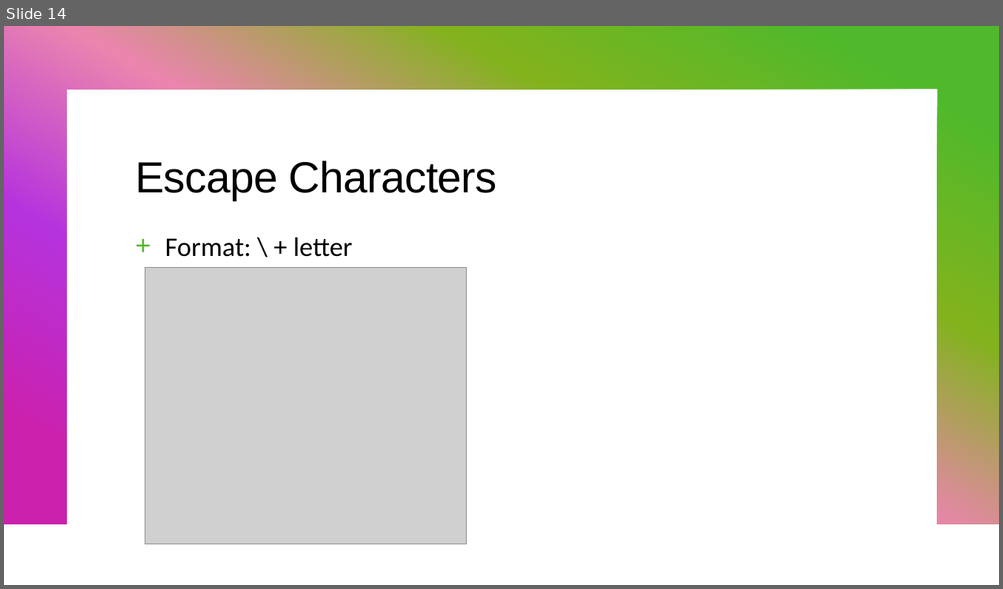
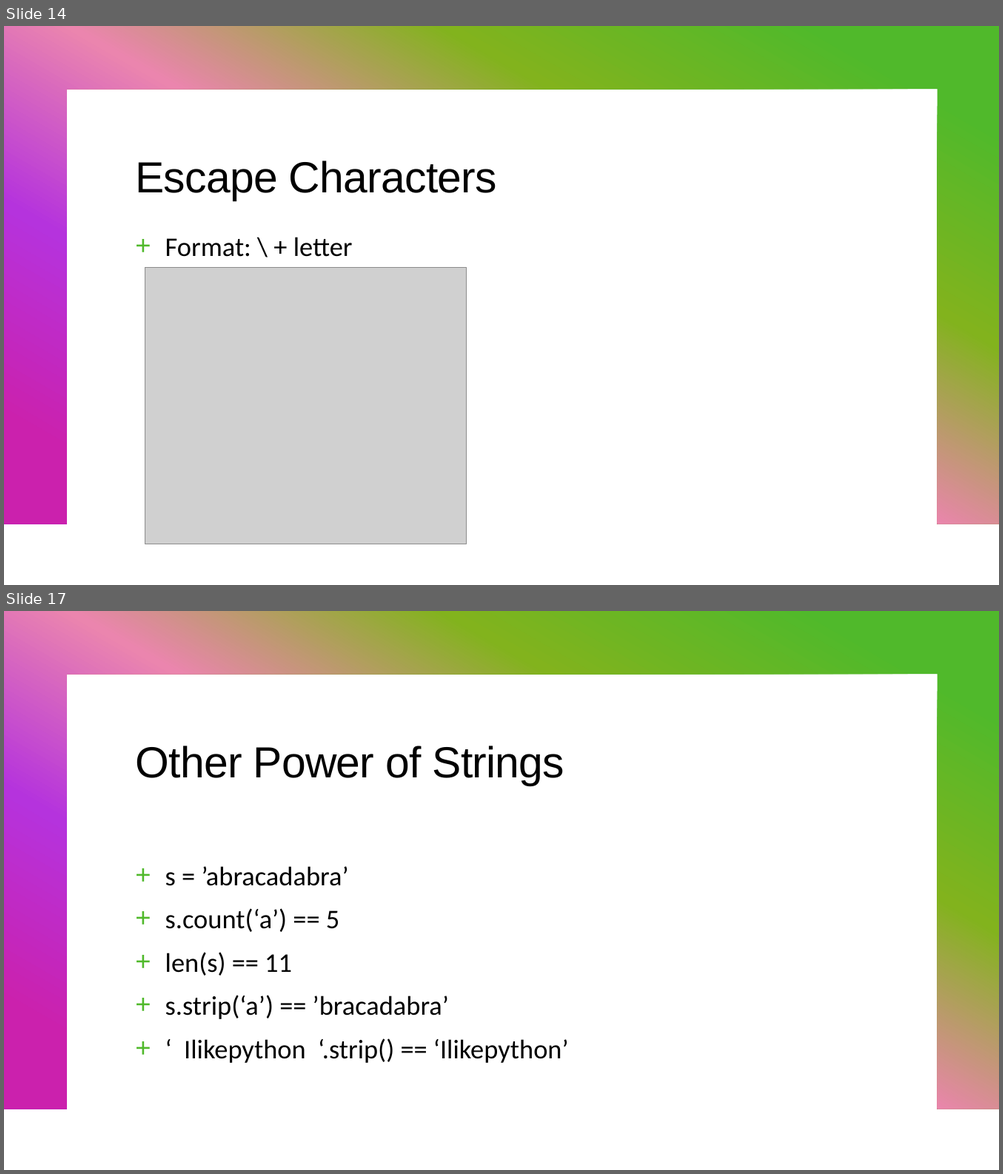
Before and after one commit to KarinaSang/Teaching, a slide deck: Python/Week1/Week1.pptx. Shown one above the other, each under a label of ours: slide 14 before the commit, slides 14 and 17 after it; the slides between them are not shown. The pictures are 1003x589 and 1003x1174 pixels, drawn with LibreOffice and Linux fonts; fonts in the diff are those of the drawing; grey boxes stand for pictures. Boxes give left, top, right and bottom in pixels: in the first picture for what was removed or moved away, otherwise in the second. Text is boxed around its words. In the diff, an @@ line names an element or a change of style, - is before the commit and + after.

```diff
--- a/Python/Week1/Week1.pptx
+++ b/Python/Week1/Week1.pptx
@@ slide 17 added at box(4, 611, 999, 1170), background #FFFFFF; not listed: 1 template element that a slide beside it also shows @@
@@ title added at box(135, 746, 565, 786), 42 pt, text #000000 @@
+Other Power of Strings
@@ text added at box(165, 866, 569, 1063), 26 pt, text #000000 @@
++ s = ’abracadabra’
++ s.count(‘a’) == 5
++ len(s) == 11
++ s.strip(‘a’) == ’bracadabra’
++ ‘ Ilikepython ‘.strip() == ‘Ilikepython’
```
Also in this commit, not shown: 1 slide changed, 2 other slides added, 1 other file.
